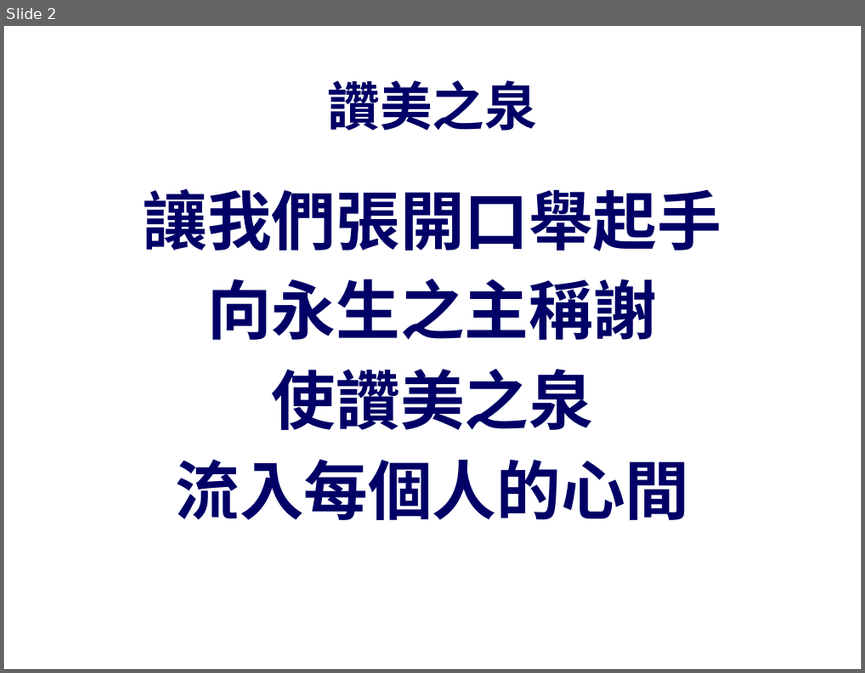
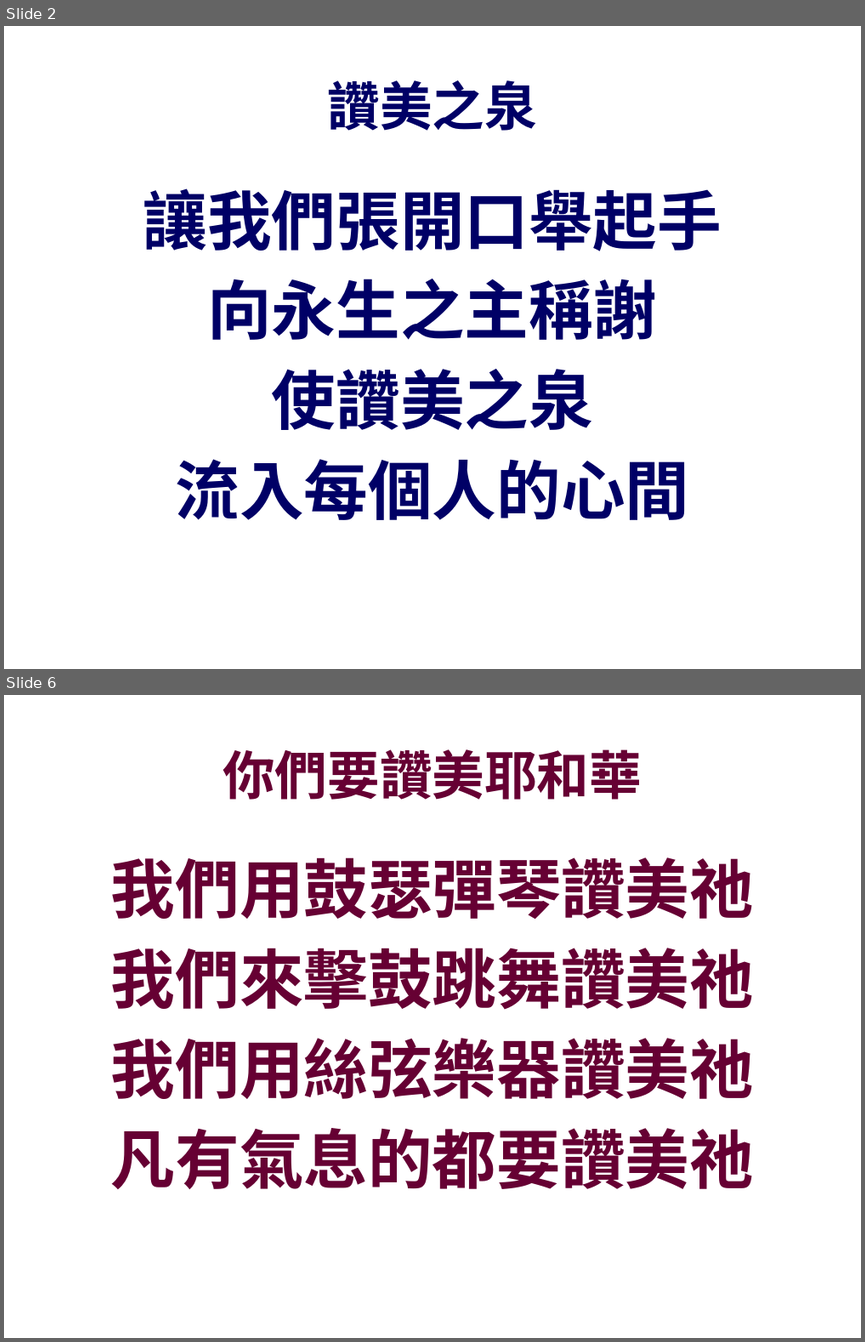
Before and after one commit to batisuoc/bible-school, a slide deck: 2019/6月.pptx. Shown one above the other, each under a label of ours: slide 2 before the commit, slides 2 and 6 after it; the slides between them are not shown. The pictures are 865x673 and 865x1342 pixels, drawn with LibreOffice and Linux fonts; fonts in the diff are those of the drawing; background and template pictures are left out. Boxes give left, top, right and bottom in pixels: in the first picture for what was removed or moved away, otherwise in the second. Text is boxed around its words. In the diff, an @@ line names an element or a change of style, - is before the commit and + after.

Commit message:
Change ppts

```diff
--- a/2019/6月.pptx
+++ b/2019/6月.pptx
@@ slide 6 added at [4, 695, 861, 1338], background picture (left out) @@
@@ text added at [222, 749, 642, 800], 44 pt, text #660033, bold @@
+你們要讚美耶和華
@@ text added at [111, 857, 754, 1189], 54 pt, text #660033, bold @@
+我們用鼓瑟彈琴讚美祂
+我們來擊鼓跳舞讚美祂
+我們用絲弦樂器讚美祂
+凡有氣息的都要讚美祂
```
Also in this commit, not shown: 3 other slides added.
